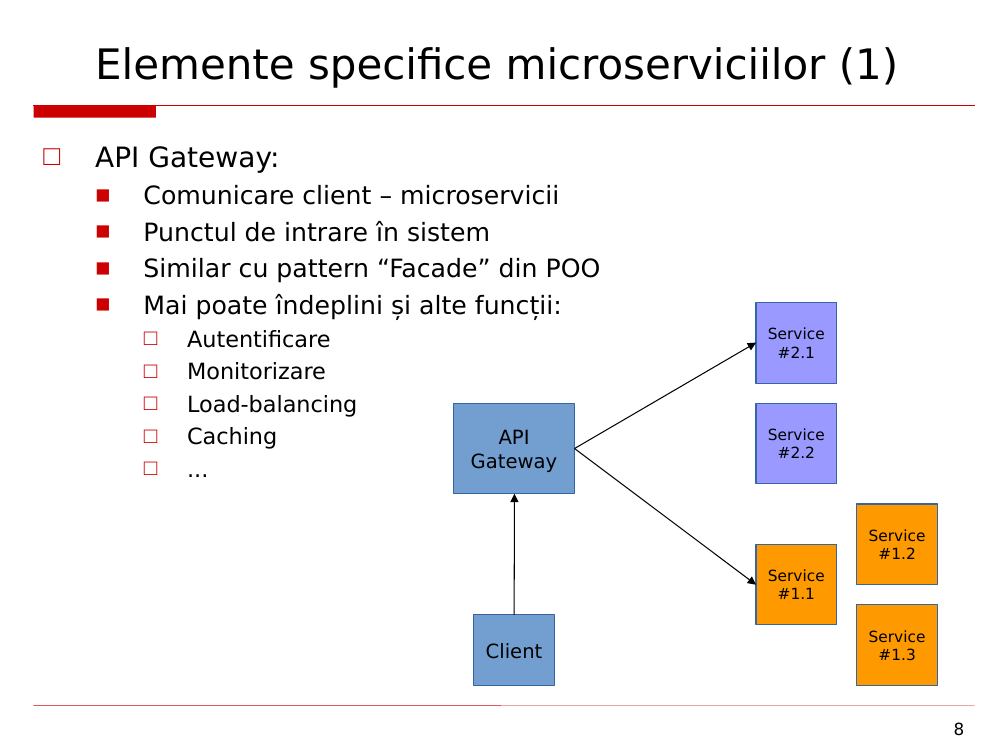
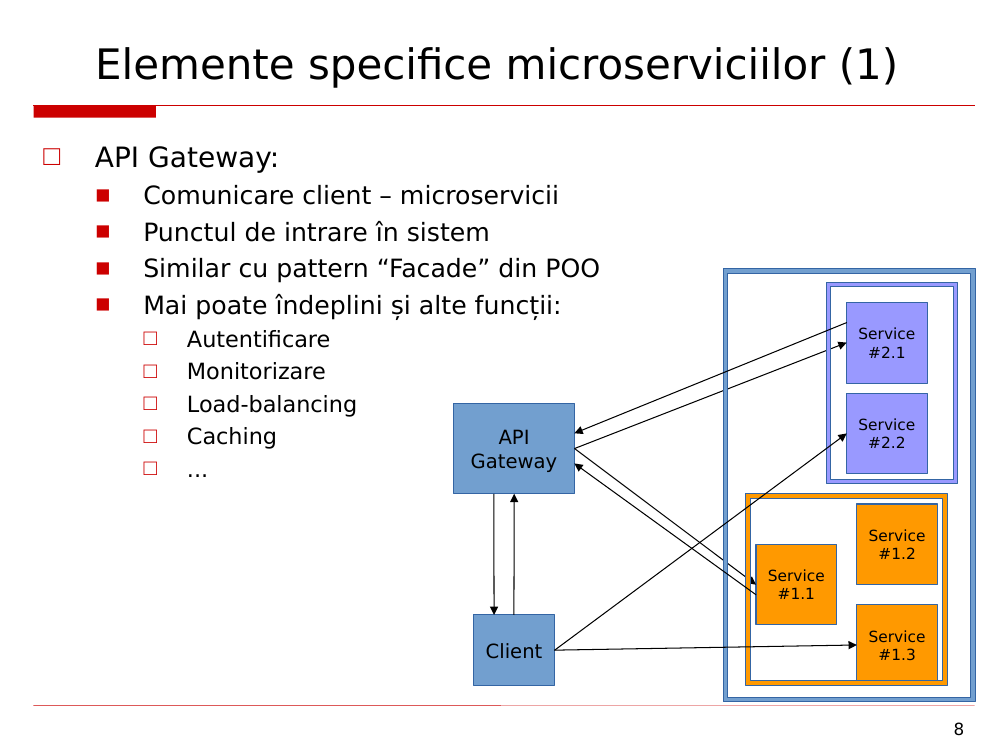
Before and after one commit to amihaescu/dizertatie, a slide deck: slide 8 of andrei.mihaescu.ses.com.stintf.2016.ppt. Drawn at 1008x756 pixels with LibreOffice and Linux fonts; fonts in the diff are those of the drawing. Boxes give left, top, right and bottom in pixels: in the first picture for what was removed or moved away, otherwise in the second. Text is boxed around its words. In the diff, an @@ line names an element or a change of style, - is before the commit and + after.

```diff
--- a/andrei.mihaescu.ses.com.stintf.2016.ppt
+++ b/andrei.mihaescu.ses.com.stintf.2016.ppt
@@ text "API Gateway:" at [95,146,600,449]: indent changed @@
@@ freeform shape added at [723,268,975,702], fill #729FCF, outline #3465A4 0.74 pt @@
@@ freeform shape added at [827,282,958,484], fill #9999FF, outline #3465A4 0.74 pt @@
@@ arrow added from (847, 323) to (575, 433), #000000 0.74 pt @@
@@ rectangle "Service": place and size @@
-rectangle "Service" at [756,302,837,383]
+rectangle "Service" at [847,302,927,383]
@@ arrow moved from (575, 449) - (756, 343) to (575, 449) - (847, 343) @@
@@ rectangle "Service": place and size @@
-rectangle "Service" at [756,403,837,484]
+rectangle "Service" at [847,393,927,474]
@@ arrow added from (554, 650) to (847, 433), #000000 0.74 pt @@
@@ arrow added from (756, 595) to (575, 464), #000000 0.74 pt @@
@@ arrow added from (494, 494) to (494, 615), #000000 0.74 pt @@
@@ freeform shape added at [746,494,948,685], fill #FF9900, outline #3465A4 0.74 pt @@
@@ arrow added from (554, 650) to (857, 645), #000000 0.74 pt @@
```
Also in this commit, not shown: 4 other slides changed, 1 other file.
